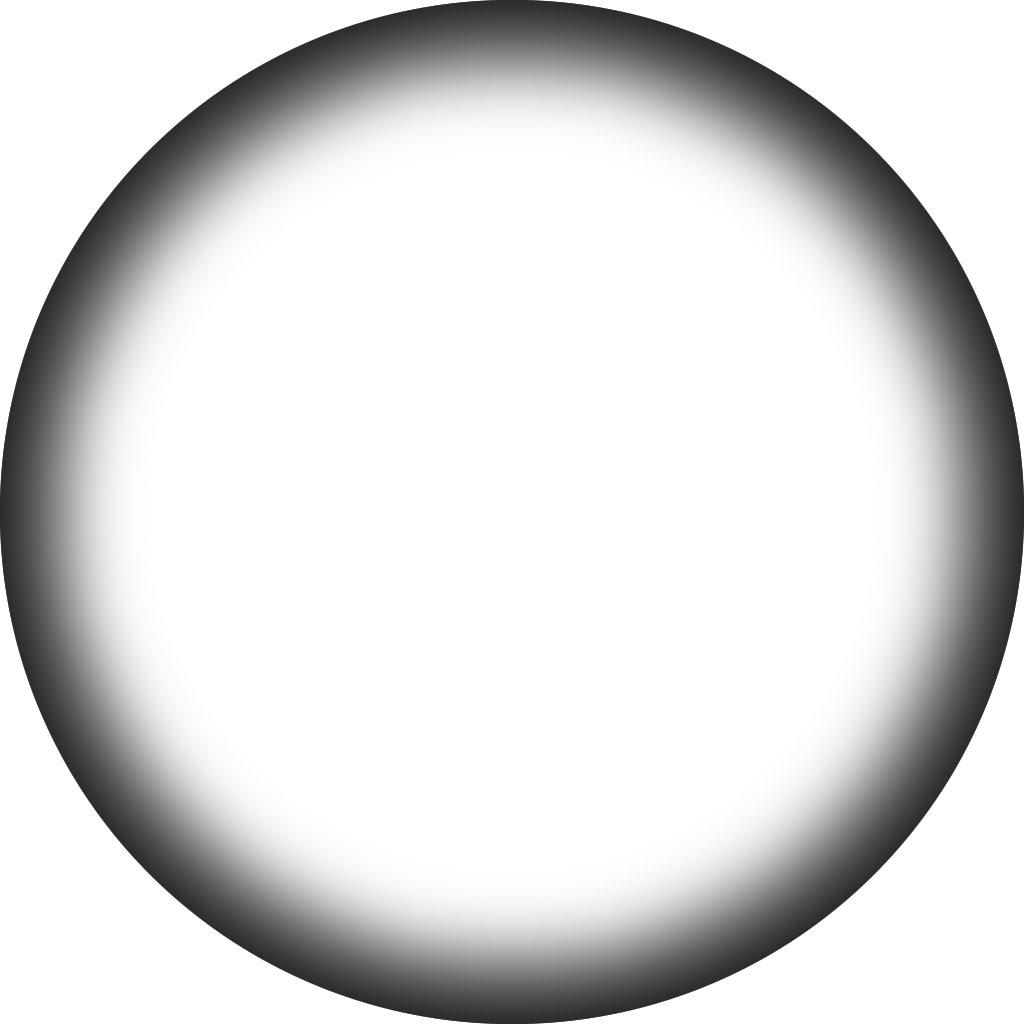
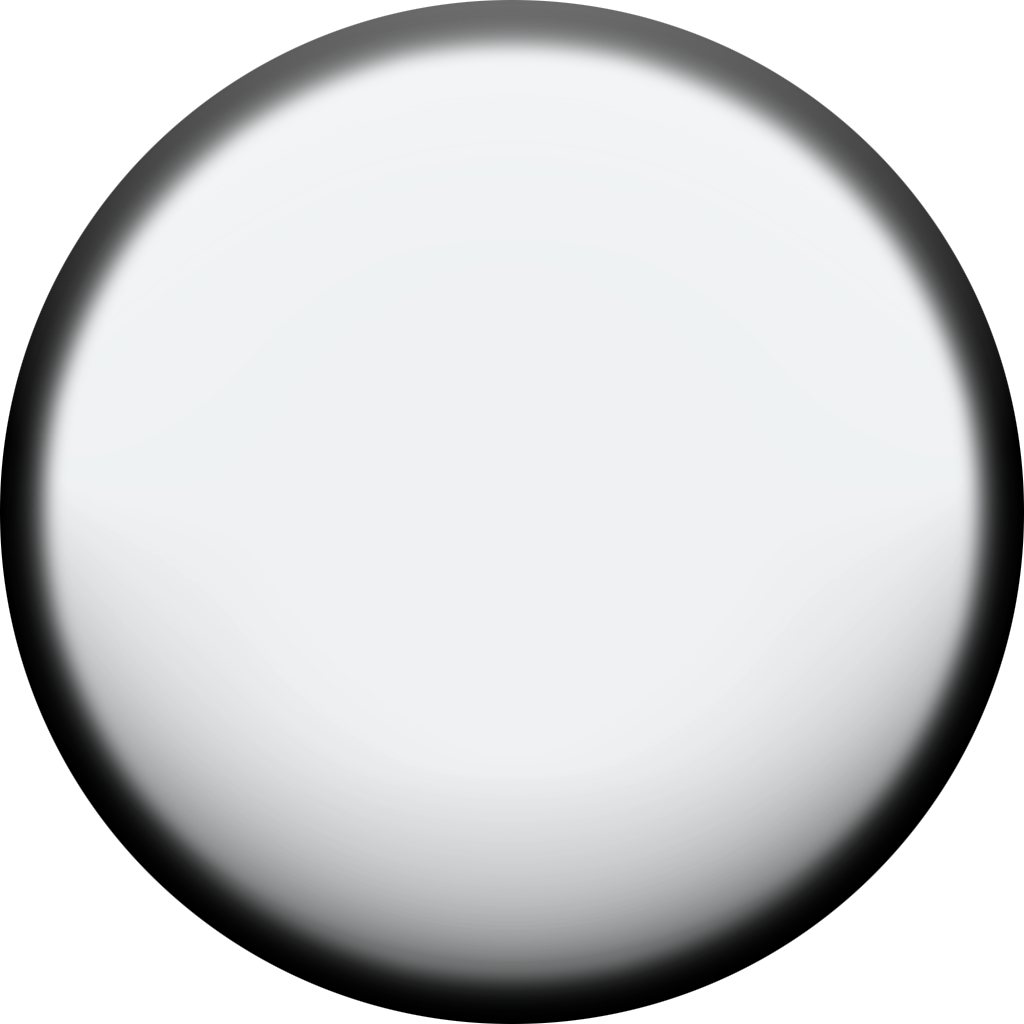
The second 1024×1024 image is a revision of the first. Changes to its layers:
hid "Layer 2 copy" over (0, 0, 1024, 1024)
showed "Layer 1" over (0, 0, 1024, 1024)
